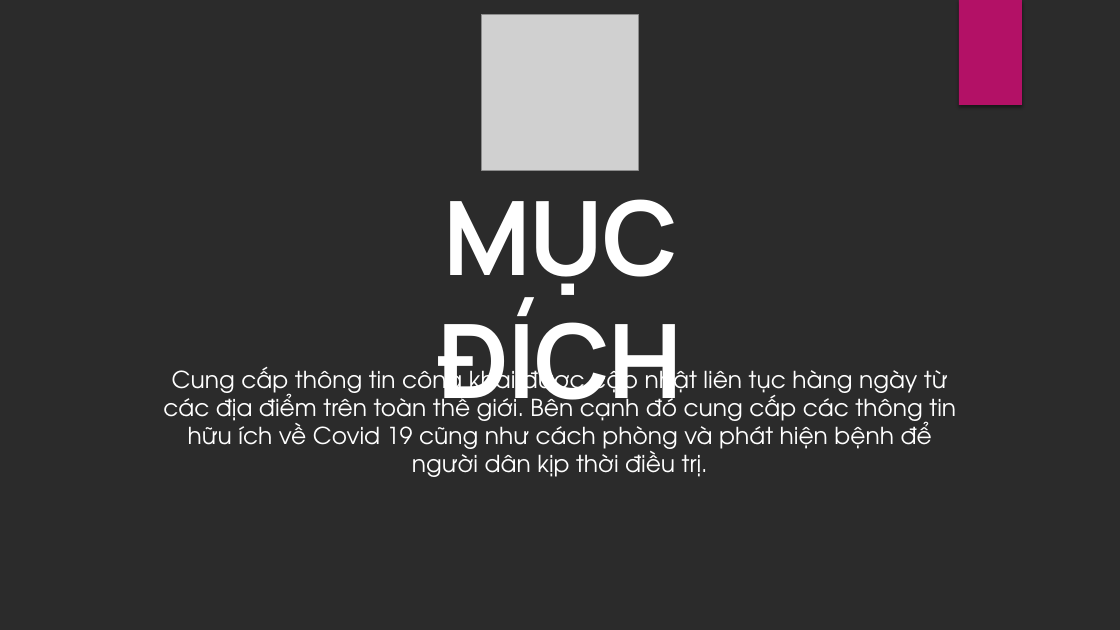
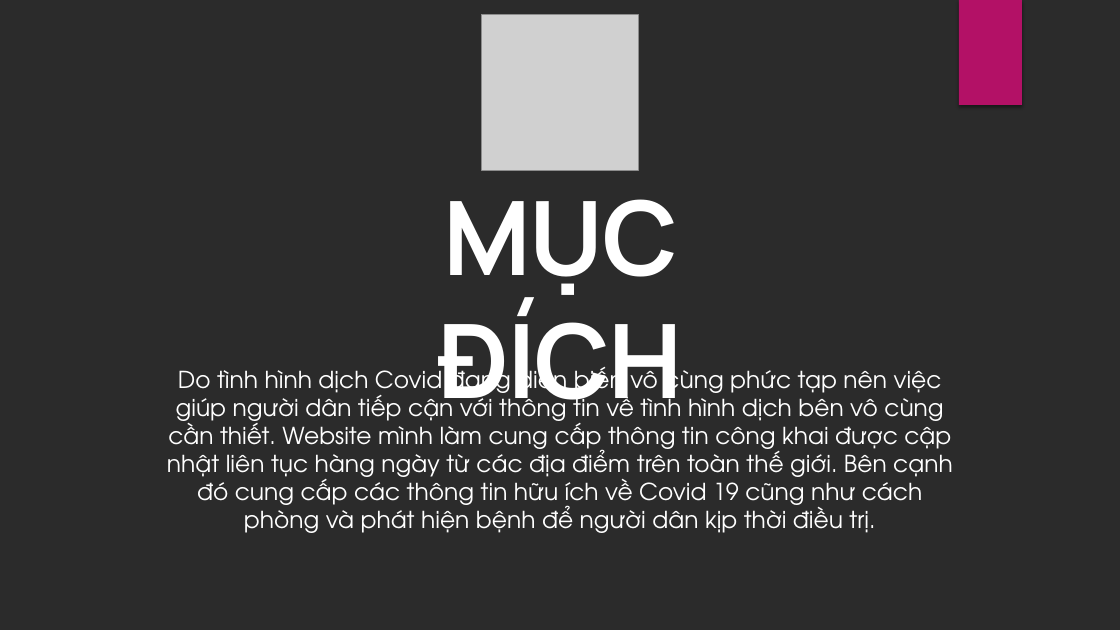
Before and after one commit to nguyetdoan/Covid-19-Tracker, a slide deck: slide 3 of DEMO SLIDE.pptx. Drawn at 1120x630 pixels with LibreOffice and Linux fonts; fonts in the diff are those of the drawing; grey boxes stand for pictures; background and template pictures are left out; a plain dark background stands for a picture behind light text. Boxes give left, top, right and bottom in pixels: in the first picture for what was removed or moved away, otherwise in the second. Text is boxed around its words. In the diff, an @@ line names an element or a change of style, - is before the commit and + after.

```diff
--- a/DEMO SLIDE.pptx
+++ b/DEMO SLIDE.pptx
@@ text at bbox=[167, 364, 953, 533]: text changed @@
-Cung cấp thông tin công khai được cập nhật liên tục hàng ngày từ các địa điểm trên toàn thế giới. Bên cạnh đó cung cấp các thông tin hữu ích về Covid 19 cũng như cách phòng và phát hiện bệnh để người dân kịp thời điều trị.
+Do tình hình dịch Covid đang diễn biến vô cùng phức tạp nên việc giúp người dân tiếp cận với thông tin về tình hình dịch bên vô cùng cần thiết. Website mình làm cung cấp thông tin công khai được cập nhật liên tục hàng ngày từ các địa điểm trên toàn thế giới. Bên cạnh đó cung cấp các thông tin hữu ích về Covid 19 cũng như cách phòng và phát hiện bệnh để người dân kịp thời điều trị.
```
Also in this commit, not shown: 2 other slides changed, 6 other files.
